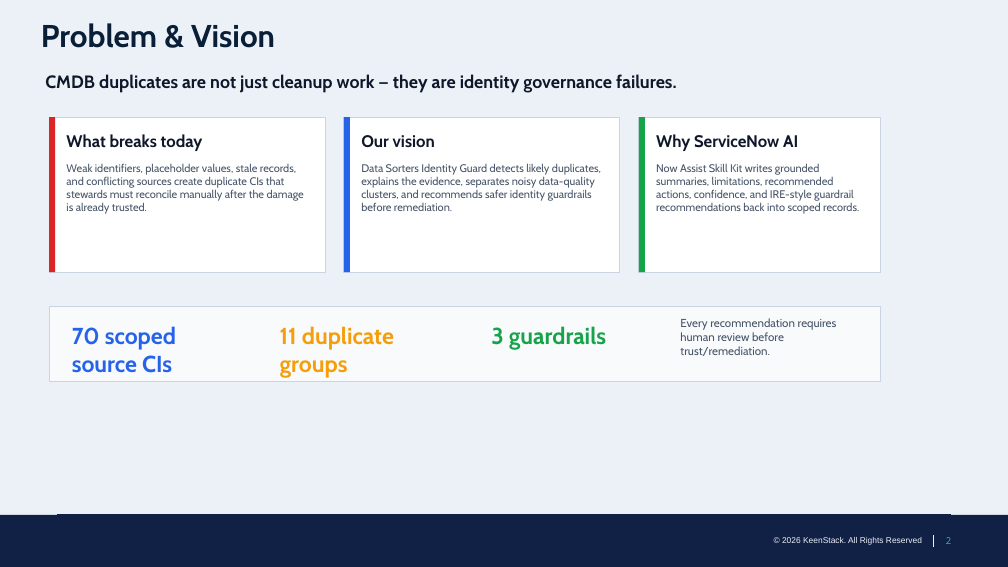
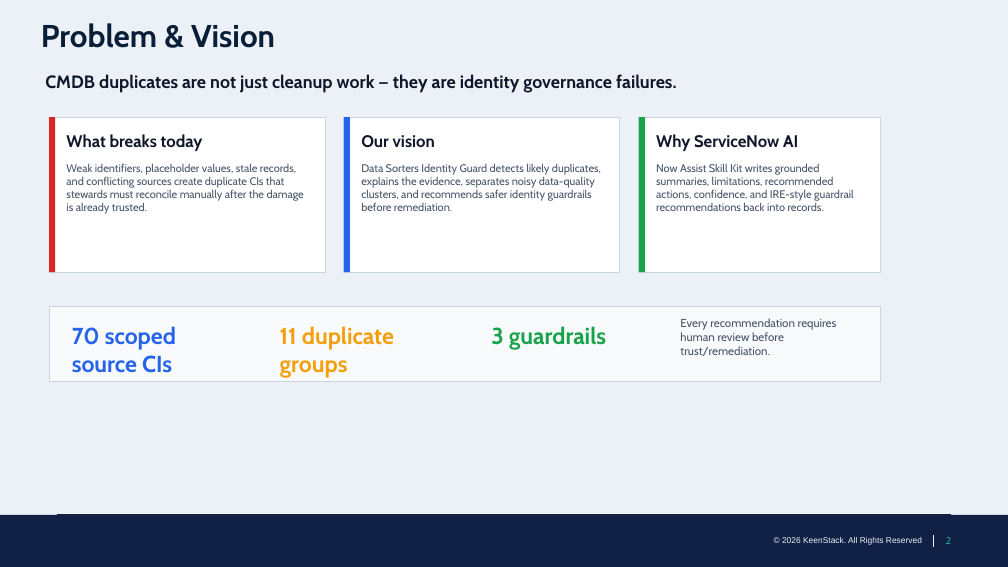
Before and after one commit to lcris689/cmdb-identity-guard-demo, a slide deck: slide 2 of docs/Data Sorters Identity Guard - StackUp Pitch.pptx. Drawn at 1008x567 pixels with LibreOffice and Linux fonts; fonts in the diff are those of the drawing; background and template pictures are left out. Boxes give left, top, right and bottom in pixels: in the first picture for what was removed or moved away, otherwise in the second. Text is boxed around its words. In the diff, an @@ line names an element or a change of style, - is before the commit and + after.

```diff
--- a/docs/Data Sorters Identity Guard - StackUp Pitch.pptx
+++ b/docs/Data Sorters Identity Guard - StackUp Pitch.pptx
@@ text at (656,163,853,211): text changed @@
-Now Assist Skill Kit writes grounded summaries, limitations, recommended actions, confidence, and IRE-style guardrail recommendations back into scoped records.
+Now Assist Skill Kit writes grounded summaries, limitations, recommended actions, confidence, and IRE-style guardrail recommendations back into records.
```
Also in this commit, not shown: 2 other slides changed.
